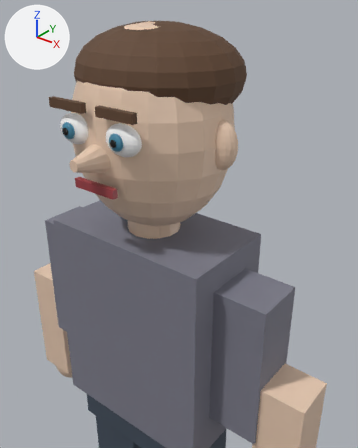
The glTF model game/assets/models/generated_humanoids/legal_01.glb, before and after one commit.
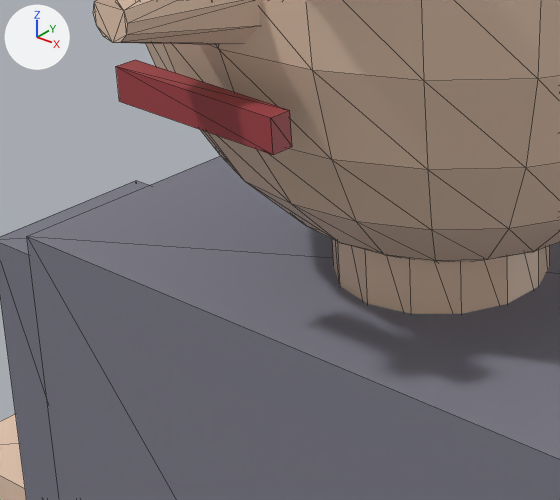
Old and new are each drawn from a 50 mm camera at (0.908, -1.014, 3.057) aimed at (0.191, -0.118, 2.502) and again close up on the part from 13% to 51% of the width and 36% to 63% of the height. The axes (+X, +Y, +Z) are drawn at upper left. The lights are the same throughout. The last two pictures show the newer version. The close-ups show mesh edges as thin lines. Vertices at exactly the same position are counted once.

The first close-up shows 'Head', 'LowerArm.R', 'Mouth', 'Neck', 'Nose', 'Torso', 'UpperArm.R'.
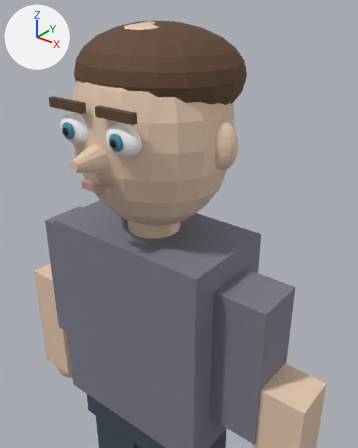
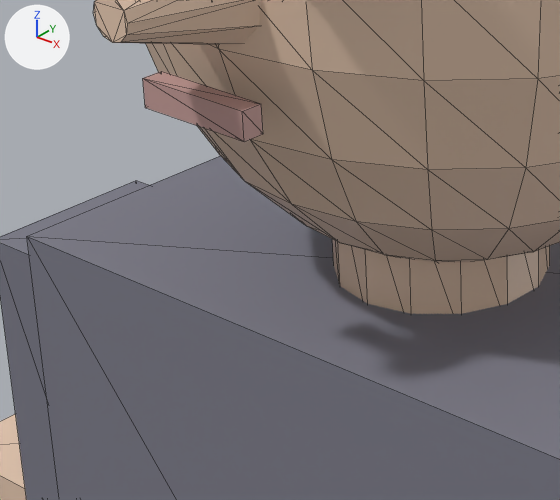
What changed in the scene script:
```text
Change mat_mouth_016:
    mat_mouth_016.base_color: (0.35, 0.05, 0.06) -> (0.55, 0.33, 0.31)  # red #a03f45 -> pink #c49b97
Change me_cube_270:
    used by ob_mouth; location = (0.0, 0.0, 0.9)
    remove me_cube_270.from_pydata(...)  # 8 vertices, 12 faces; spans x -0.07..0.07, y -0.228..-0.212, z 1.673..1.697
    add me_cube_270.from_pydata(...)  # 8 vertices, 12 faces; spans x -0.045..0.045, y -0.228..-0.212, z 1.675..1.695
    me_cube_270 part 1: the whole mesh is scaled about its middle by (0.643, 1, 0.833)
```

Changed parts and their boxes [x1, y1, x2, y2] in the close-ups (560 x 500 px):
'Mouth', recoloured, rescaled (lighter, 32% narrower, 25% shorter): before [116, 60, 292, 155]; after [143, 71, 263, 142]
